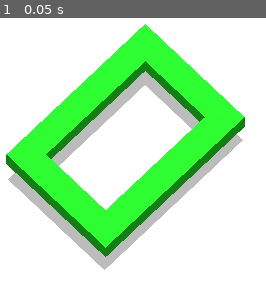
Above: before the commit, frame 1.
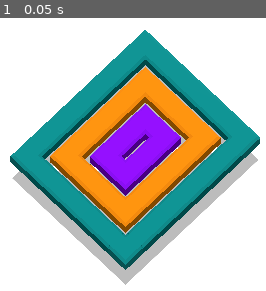
Above: after the commit, the same moment.

Repository: AlnisS/loop-stuff
Game: Godot game, scene res://main.tscn
The game is run twice, just before and just after one commit, with the same random seed, the same clock (stepped at 60 frames per second) and the same inputs.
Inputs:
- Up to frame 1 (0.05 s): no input

The runs differ from the first frame. In frame 1, 48% of the frame differs, in the area x 2-98%, y 2-98%.

Commit message:
Basic loop model, code, and material
- Meshes for loop segment and corner
- Code to position segments and corner
- Set of colors to use

Diff:
--- a/main.tscn
+++ b/main.tscn
@@ -1,13 +1,6 @@
-[gd_scene load_steps=7 format=3 uid="uid://ci8rlwsvwwqlr"]
+[gd_scene load_steps=5 format=3 uid="uid://ci8rlwsvwwqlr"]
 
-[sub_resource type="StandardMaterial3D" id="StandardMaterial3D_7dm0k"]
-albedo_color = Color(0.1224, 0.68, 0.131693, 1)
-
-[sub_resource type="BoxMesh" id="BoxMesh_7dm0k"]
-size = Vector3(5, 1, 1)
-
-[sub_resource type="BoxMesh" id="BoxMesh_ig7tw"]
-size = Vector3(5, 1, 1)
+[ext_resource type="PackedScene" uid="uid://cqqnepvrcxkr5" path="res://things/loop/loop.tscn" id="1_ig7tw"]
 
 [sub_resource type="Environment" id="Environment_ig7tw"]
 ambient_light_source = 2
@@ -27,32 +20,6 @@
 size = 16.0
 far = 50.0
 
-[node name="Loop" type="Node3D" parent="."]
-transform = Transform3D(1, 0, 0, 0, 1, 0, 0, 0, 1, 0, 0, 3)
-
-[node name="MeshInstance3D" type="MeshInstance3D" parent="Loop"]
-material_override = SubResource("StandardMaterial3D_7dm0k")
-mesh = SubResource("BoxMesh_7dm0k")
-skeleton = NodePath("../..")
-
-[node name="MeshInstance3D2" type="MeshInstance3D" parent="Loop"]
-transform = Transform3D(1, 0, 0, 0, 1, 0, 0, 0, 1, 0, 0, -6)
-material_override = SubResource("StandardMaterial3D_7dm0k")
-mesh = SubResource("BoxMesh_7dm0k")
-skeleton = NodePath("../..")
-
-[node name="MeshInstance3D3" type="MeshInstance3D" parent="Loop"]
-transform = Transform3D(-4.37114e-08, 0, -1, 0, 1, 0, 1, 0, -4.37114e-08, -2, 0, -3)
-material_override = SubResource("StandardMaterial3D_7dm0k")
-mesh = SubResource("BoxMesh_ig7tw")
-skeleton = NodePath("../..")
-
-[node name="MeshInstance3D4" type="MeshInstance3D" parent="Loop"]
-transform = Transform3D(-4.37114e-08, 0, -1, 0, 1, 0, 1, 0, -4.37114e-08, 2, 0, -3)
-material_override = SubResource("StandardMaterial3D_7dm0k")
-mesh = SubResource("BoxMesh_ig7tw")
-skeleton = NodePath("../..")
-
 [node name="WorldEnvironment" type="WorldEnvironment" parent="."]
 environment = SubResource("Environment_ig7tw")
 
@@ -65,3 +32,20 @@
 transform = Transform3D(1, 0, 0, 0, -4.37114e-08, 1, 0, -1, -4.37114e-08, 0, 0, 0)
 light_energy = 0.5
 shadow_enabled = true
+
+[node name="Loop" parent="." instance=ExtResource("1_ig7tw")]
+color = 7
+x2 = 3.0
+
+[node name="Loop2" parent="." instance=ExtResource("1_ig7tw")]
+color = 8
+x1 = -1.0
+z1 = -2.0
+z2 = 2.0
+
+[node name="Loop3" parent="." instance=ExtResource("1_ig7tw")]
+color = 9
+x1 = 0.0
+z1 = -1.0
+x2 = 1.0
+z2 = 1.0
--- /dev/null
+++ b/things/loop/loop.gd
@@ -0,0 +1,89 @@
+extends Node3D
+
+enum LoopColor {
+	GRAY,
+	BLUE,
+	GREEN,
+	RED,
+	CYAN,
+	YELLOW,
+	MAGENTA,
+	TURQUOISE,
+	ORANGE,
+	PURPLE,
+}
+
+@export var color := LoopColor.GRAY
+
+@export var x1 := -2.0
+@export var z1 := -3.0
+@export var x2 := 2.0
+@export var z2 := 3.0
+
+
+@onready var corner_1: MeshInstance3D = %Corner1
+@onready var segment_1: MeshInstance3D = %Segment1
+@onready var corner_2: MeshInstance3D = %Corner2
+@onready var segment_2: MeshInstance3D = %Segment2
+@onready var corner_3: MeshInstance3D = %Corner3
+@onready var segment_3: MeshInstance3D = %Segment3
+@onready var corner_4: MeshInstance3D = %Corner4
+@onready var segment_4: MeshInstance3D = %Segment4
+
+func _process(_delta: float) -> void:
+	rebuild()
+	recolor()
+
+func rebuild():
+	corner_1.position.x = x1
+	corner_1.position.z = z1
+
+	segment_1.position.x = x1
+	segment_1.position.z = (z2 + z1) / 2
+	segment_1.scale.x = (z2 - z1) - 1.0
+
+	corner_2.position.x = x1
+	corner_2.position.z = z2
+
+	segment_2.position.z = z2
+	segment_2.position.x = (x2 + x1) / 2
+	segment_2.scale.x = (x2 - x1) - 1.0
+
+	corner_3.position.x = x2
+	corner_3.position.z = z2
+
+	segment_3.position.x = x2
+	segment_3.position.z = (z2 + z1) / 2
+	segment_3.scale.x = (z2 - z1) - 1.0
+
+	corner_4.position.x = x2
+	corner_4.position.z = z1
+
+	segment_4.position.z = z1
+	segment_4.position.x = (x2 + x1) / 2
+	segment_4.scale.x = (x2 - x1) - 1.0
+
+func recolor():
+	var c = Color(0, 0, 0)
+	match color:
+		LoopColor.GRAY:
+			c = Color(0.5, 0.5, 0.5)
+		LoopColor.BLUE:
+			c = Color(0, 0, .7)
+		LoopColor.GREEN:
+			c = Color(0, .7, 0)
+		LoopColor.RED:
+			c = Color(.7, 0, 0)
+		LoopColor.CYAN:
+			c = Color(0, .7, .7)
+		LoopColor.YELLOW:
+			c = Color(.7, .7, 0)
+		LoopColor.MAGENTA:
+			c = Color(.7, 0, .7)
+		LoopColor.TURQUOISE:
+			c = Color(0, .4, .4)
+		LoopColor.ORANGE:
+			c = Color(.7, .4, 0)
+		LoopColor.PURPLE:
+			c = Color(.4, 0, .7)
+	corner_1.material_override.albedo_color = c;
--- /dev/null
+++ b/things/loop/loop.tscn
@@ -0,0 +1,57 @@
+[gd_scene load_steps=5 format=3 uid="uid://cqqnepvrcxkr5"]
+
+[ext_resource type="Script" uid="uid://c8p17263tntn3" path="res://things/loop/loop.gd" id="1_vyk26"]
+[ext_resource type="Material" uid="uid://fhl7w40uoqnh" path="res://things/loop/loop_material.tres" id="2_qm6xt"]
+[ext_resource type="ArrayMesh" uid="uid://duxn3s282k3eo" path="res://things/loop/data/corner.obj" id="3_sak7x"]
+[ext_resource type="ArrayMesh" uid="uid://be6jehj6ody2k" path="res://things/loop/data/segment.obj" id="4_ceunk"]
+
+[node name="Loop" type="Node3D"]
+script = ExtResource("1_vyk26")
+
+[node name="Corner1" type="MeshInstance3D" parent="."]
+unique_name_in_owner = true
+transform = Transform3D(-4.37114e-08, 0, -1, 0, 1, 0, 1, 0, -4.37114e-08, -1, 0, -1)
+material_override = ExtResource("2_qm6xt")
+mesh = ExtResource("3_sak7x")
+
+[node name="Segment1" type="MeshInstance3D" parent="."]
+unique_name_in_owner = true
+transform = Transform3D(-4.37114e-08, 0, 1, 0, 1, 0, -1, 0, -4.37114e-08, -1, 0, 0)
+material_override = ExtResource("2_qm6xt")
+mesh = ExtResource("4_ceunk")
+
+[node name="Corner2" type="MeshInstance3D" parent="."]
+unique_name_in_owner = true
+transform = Transform3D(1, 0, 0, 0, 1, 0, 0, 0, 1, -1, 0, 1)
+material_override = ExtResource("2_qm6xt")
+mesh = ExtResource("3_sak7x")
+
+[node name="Segment2" type="MeshInstance3D" parent="."]
+unique_name_in_owner = true
+transform = Transform3D(1, 0, 0, 0, 1, 0, 0, 0, 1, 0, 0, 1)
+material_override = ExtResource("2_qm6xt")
+mesh = ExtResource("4_ceunk")
+
+[node name="Corner3" type="MeshInstance3D" parent="."]
+unique_name_in_owner = true
+transform = Transform3D(1.31134e-07, 0, 1, 0, 1, 0, -1, 0, 1.31134e-07, 1, 0, 1)
+material_override = ExtResource("2_qm6xt")
+mesh = ExtResource("3_sak7x")
+
+[node name="Segment3" type="MeshInstance3D" parent="."]
+unique_name_in_owner = true
+transform = Transform3D(-4.37114e-08, 0, 1, 0, 1, 0, -1, 0, -4.37114e-08, 1, 0, 0)
+material_override = ExtResource("2_qm6xt")
+mesh = ExtResource("4_ceunk")
+
+[node name="Corner4" type="MeshInstance3D" parent="."]
+unique_name_in_owner = true
+transform = Transform3D(-1, 0, 8.74228e-08, 0, 1, 0, -8.74228e-08, 0, -1, 1, 0, -1)
+material_override = ExtResource("2_qm6xt")
+mesh = ExtResource("3_sak7x")
+
+[node name="Segment4" type="MeshInstance3D" parent="."]
+unique_name_in_owner = true
+transform = Transform3D(1, 0, 0, 0, 1, 0, 0, 0, 1, 0, 0, -1)
+material_override = ExtResource("2_qm6xt")
+mesh = ExtResource("4_ceunk")
--- /dev/null
+++ b/things/loop/loop_material.tres
@@ -0,0 +1,6 @@
+[gd_resource type="StandardMaterial3D" format=3 uid="uid://fhl7w40uoqnh"]
+
+[resource]
+resource_local_to_scene = true
+cull_mode = 2
+albedo_color = Color(0, 0, 0, 1)
Not shown, added: things/loop/data/corner.obj
Not shown, added: things/loop/data/corner.obj.import
Not shown, added: things/loop/data/segment.obj
Not shown, added: things/loop/data/segment.obj.import
Not shown, added: things/loop/loop.gd.uid
